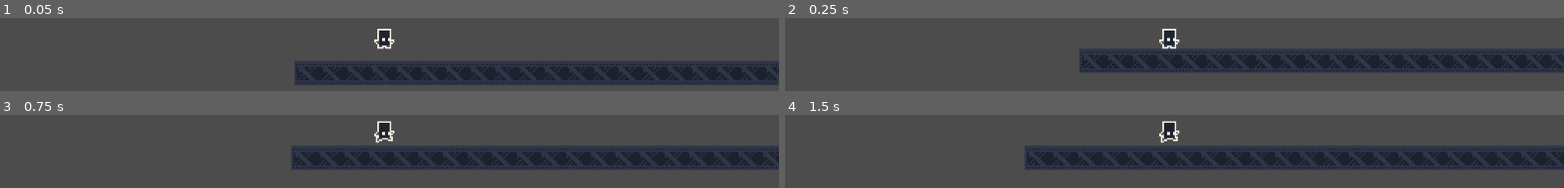
Above: before the commit, frames 1-4 (two rows, left to right).
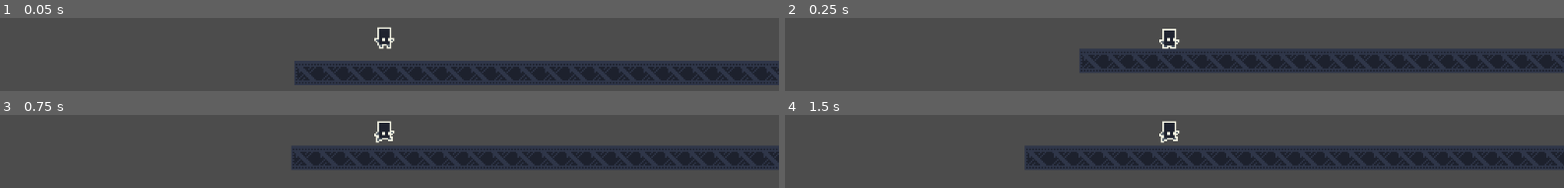
Above: after the commit, the same moments.

Repository: mhoogcarspel/charge_kid
Game: Godot game, scene res://levels/TestingChambers.tscn
Same seed, same stepped clock (60 frames per second), same inputs: the game is played once before the commit and once after it. The project has no main scene, so this scene is started directly.
Inputs:
- Up to frame 1 (0.05 s): no input
- Up to frame 2 (0.25 s): no input
- Up to frame 3 (0.75 s): tap Enter at 0.5 s; hold Right (ui_right) from 0.53 s (still down)
- Up to frame 4 (1.5 s): keep holding Right (ui_right)

The runs differ from the first frame. In frame 1, 0.2% of the frame differs, in the area x 48-51%, y 12-43%; in frame 2, nothing differs; in frame 3, nothing differs; in frame 4, nothing differs.

Commit message:
Airborne animation added to Player

Diff:
--- a/actors/Sprite.gd
+++ b/actors/Sprite.gd
@@ -5,8 +5,11 @@
 
 func _process(delta):
 	flip_sprite(player.facing)
-	play_move_animation(player.is_moving)
-	pass
+	if player.is_on_floor():
+		play_move_animation(player.is_moving)
+	else:
+		animation_player.play("Airborne")
+
 
 func flip_sprite(facing) -> void:
 	if facing > 0 && flip_h:
